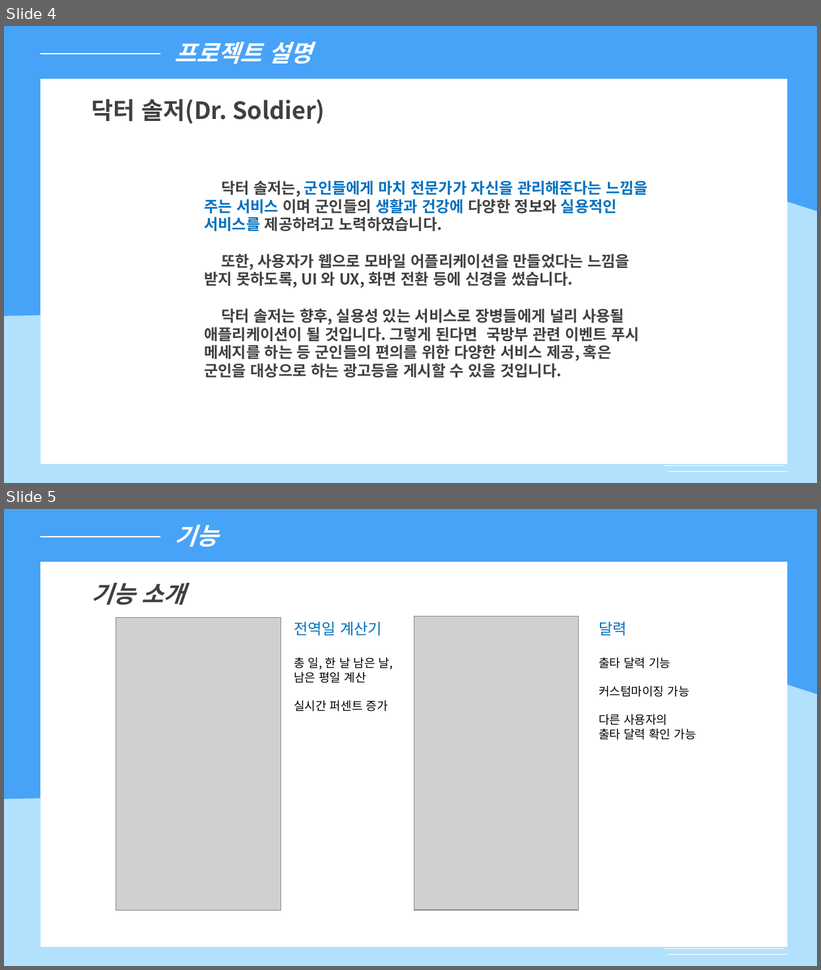
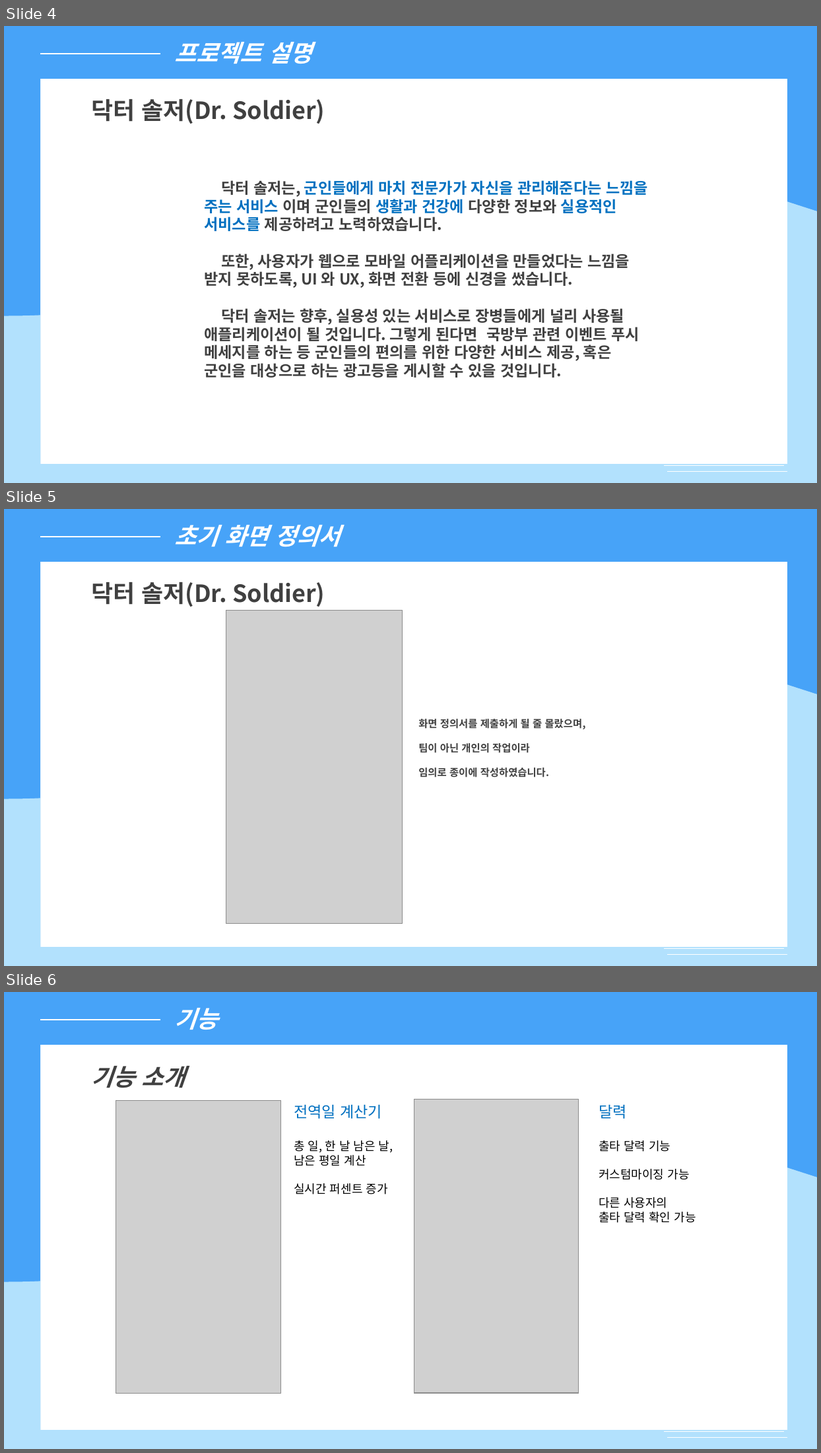
Before and after one commit to osam2019/WEB_Dr.Soldier_Solo, a slide deck: 제출 파일/OSS_Dr_Soldier.pptx. Shown one above the other, each under a label of ours: slides 4 and 5 before the commit, slides 4, 5 and 6 after it. The pictures are 821x970 and 821x1453 pixels, drawn with LibreOffice and Linux fonts; fonts in the diff are those of the drawing; grey boxes stand for pictures. Boxes give left, top, right and bottom in pixels: in the first picture for what was removed or moved away, otherwise in the second. Text is boxed around its words. In the diff, an @@ line names an element or a change of style, - is before the commit and + after.

```diff
--- a/제출 파일/OSS_Dr_Soldier.pptx
+++ b/제출 파일/OSS_Dr_Soldier.pptx
@@ slide 5 added at (4, 509, 817, 966), background #FFFFFF @@
@@ text added at (174, 525, 340, 547), 28 pt, text #FFFFFF, bold, italic @@
+초기 화면 정의서
@@ line added from (40, 537) to (161, 537), #FFFFFF 0.5 pt @@
@@ text added at (92, 582, 325, 607), 28 pt, text #404040, bold @@
+닥터 솔저(Dr. Soldier)
@@ picture added at (226, 610, 403, 923) @@
@@ text added at (418, 718, 586, 778), 12 pt, text #404040, bold @@
+화면 정의서를 제출하게 될 줄 몰랐으며,
+팀이 아닌 개인의 작업이라
+임의로 종이에 작성하였습니다.
@@ line added from (664, 949) to (784, 949), #FFFFFF 0.5 pt @@
@@ group added at (4, 509, 817, 966): 2 freeform shapes, 2 lines @@
@@ what was slide 5 is now slide 6 @@
```
Also in this commit, not shown: 1 slide changed, 8 other files.
